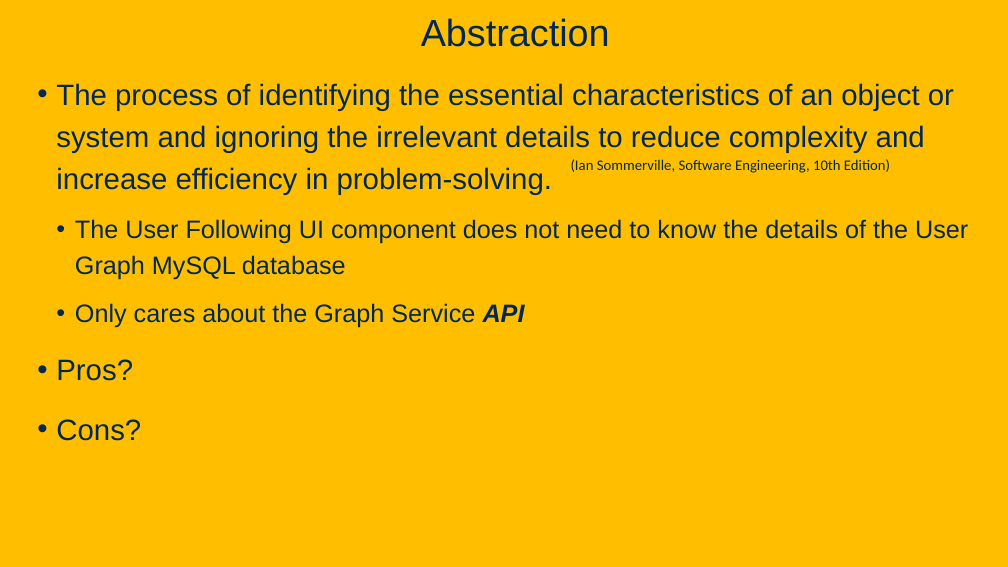
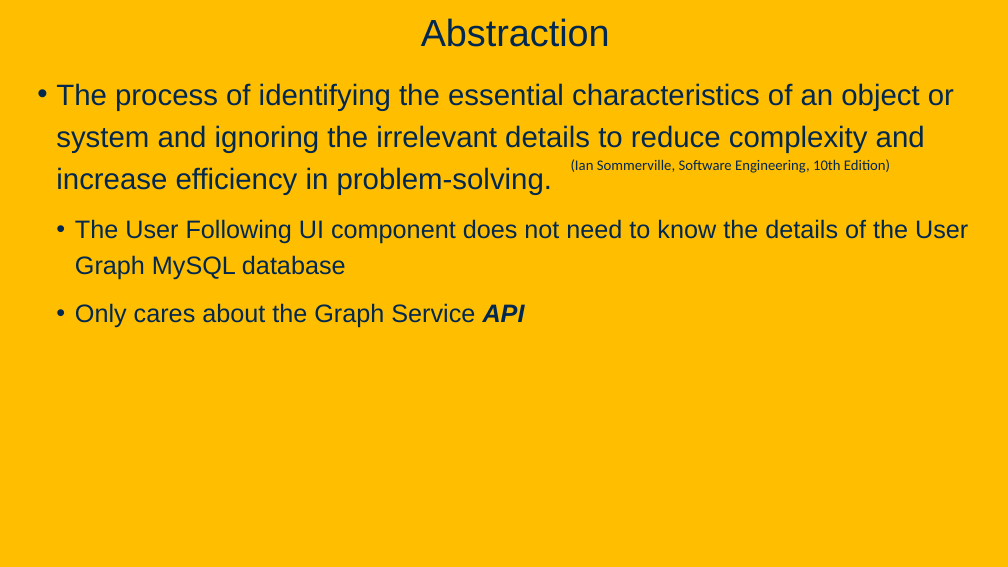
Before and after one commit to davsec-teaching/ECS160-Winter2025, a slide deck: slide 15 of slides/1_logistics_and_course_introduction.pptx. Drawn at 1008x567 pixels with LibreOffice and Linux fonts; fonts in the diff are those of the drawing; background and template pictures are left out. Boxes give left, top, right and bottom in pixels: in the first picture for what was removed or moved away, otherwise in the second. Text is boxed around its words. In the diff, an @@ line names an element or a change of style, - is before the commit and + after.

```diff
--- a/slides/1_logistics_and_course_introduction.pptx
+++ b/slides/1_logistics_and_course_introduction.pptx
@@ text at bbox=[56, 359, 141, 441]: paragraphs removed @@
-• Pros?
-• Cons?
```
Also in this commit, not shown: 9 other slides changed, 1 slide added.
